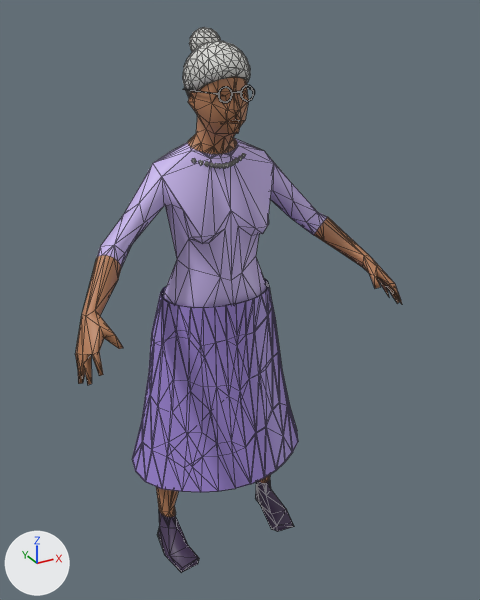
The glTF model apps/wgp/public/models/cast-aunt-mainnet-lo.glb: old version first, new version second.
The view is the same before and after, from a 50 mm lens placed at (-0.778, -1.597, 1.571), pointed at (0.055, -0.082, 0.814). The lights are fixed; the arrows at lower left show +X, +Y and +Z. The first picture is the older version. Mesh edges are drawn as thin lines. Vertices at exactly the same position are counted once.

In view in the first picture: 'BodyLo'.
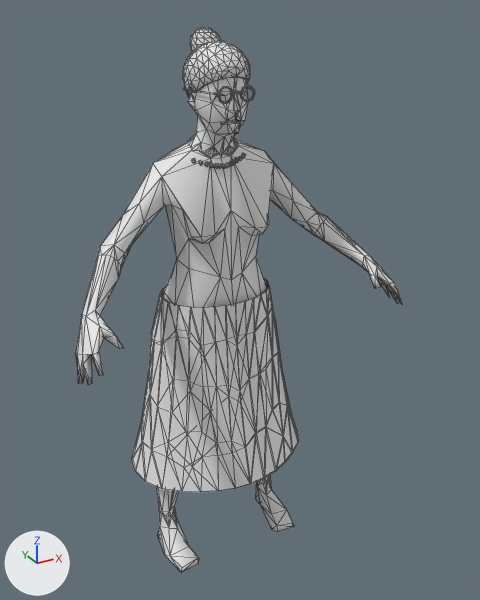
Location of each change, (x1, y1, x2, y2) in pixels of the pictures (480 x 600 px; the box of a moved part takes in the faces that stretch with it):
part 1 of me_bodylo, moved or reshaped: before (157, 85, 261, 168); after (157, 85, 263, 168)
part 2 of me_bodylo, recoloured (purple to white): (75, 27, 402, 573) in both

Edits to the bpy script that builds the scene:
```text
Change me_bodylo:
    where me_bodylo.from_pydata(...)  # 1466 vertices, 2652 faces; spans x -0.47..0.47, y -0.33..0.18, z 0.0..1.53
    used by ob_bodylo; location = (0.0, 0.0, 0.0)
    me_bodylo part 1: 39 vertices moved within x -0.07..0.07, y -0.16..-0.02, z 1.2..1.4
    me_bodylo part 2: 2277 faces spanning x -0.47..0.47, y -0.33..0.18, z 0.0..1.53 switch from mat_defaultmaterial to no material
```
